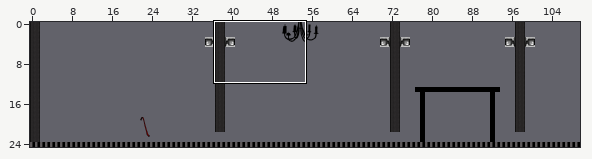
Tiled map: Assets/home1_room1.tmx. The picture above shows the old version from afar; the outline marks the close-up.
Close-up. Before the commit:
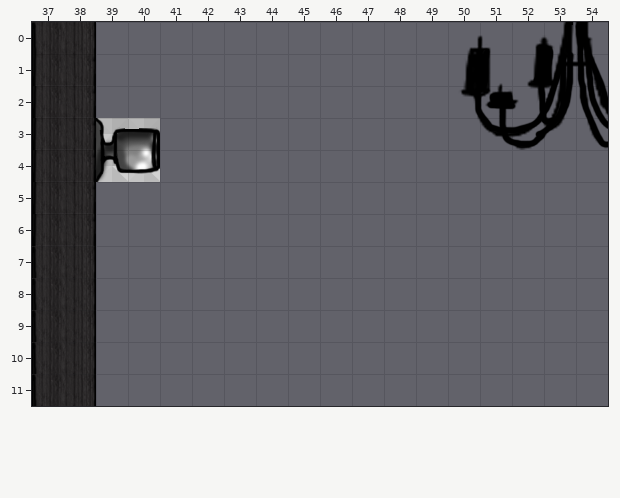
Cells are 32x32 px. Shown: x 37..54, y 0..11. The commit also changed other parts of the map, which this record leaves out.
New version:
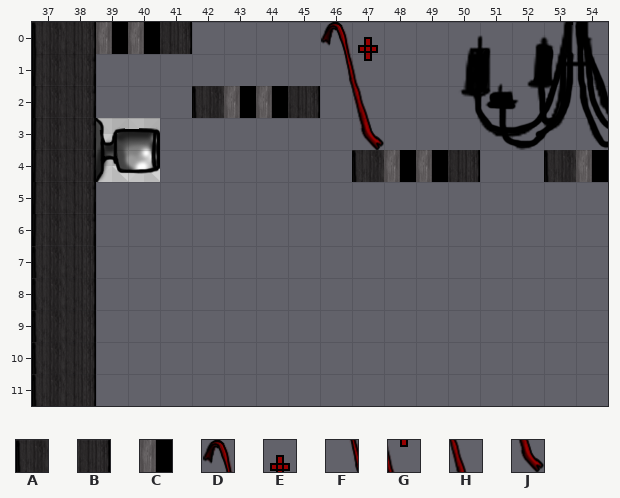
Key: from "1.2.3": A 8, B 9, C 10; from "Untitled_artwork-1": D 0, E 1, F 2, G 3, H 5, J 7.
_ is an empty cell, . an unchanged one.
Tiles of an added or newly shown layer are drawn over the layers below it.
What changed:
--- layer "upgrade" (added)
@@ x 46..47 @@
- 0 __
- 1 __
- 2 ._
- 3 ._
+ 0 DE
+ 1 FG
+ 2 .H
+ 3 .J
--- layer "stairs" (added)
@@ x 39..41 @@
- 0 ___
+ 0 CCB
@@ x 42..45 @@
- 2 ____
+ 2 ACCB
@@ x 47..54 @@
- 4 ____..__
+ 4 ACCB..AC
Changed places in both close-ups, as pixel boxes (x1, y1, x2, y2):
added: (96, 22, 192, 54)
added: (192, 22, 480, 182)
added: (544, 150, 608, 182)
